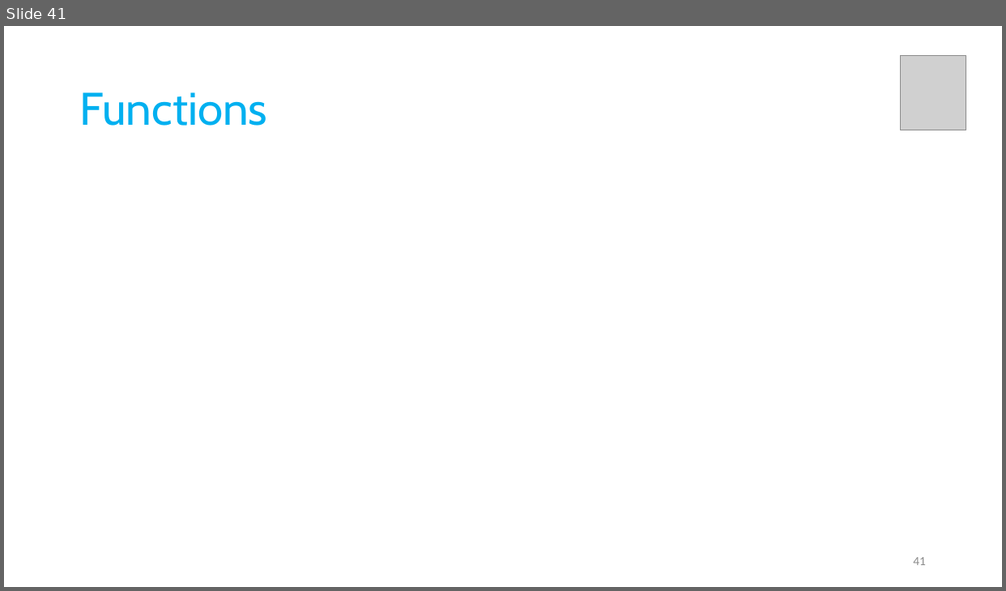
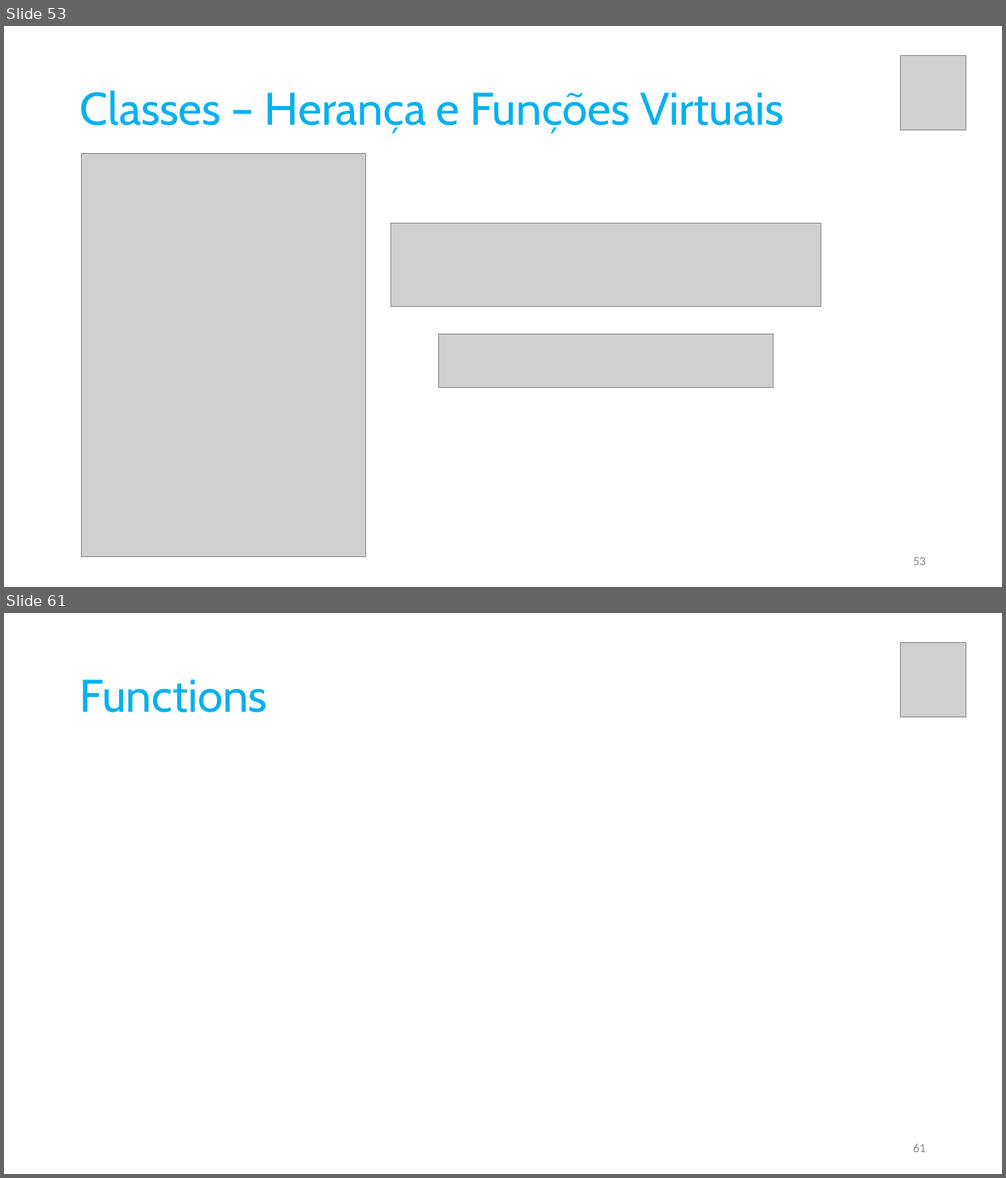
Before and after one commit to pfaco/ees_cpp, a slide deck: slides/C++.pptx. Shown one above the other, each under a label of ours: slide 41 before the commit, slides 53 and 61 after it; the slides between them are not shown. The pictures are 1006x591 and 1006x1178 pixels, drawn with LibreOffice and Linux fonts; fonts in the diff are those of the drawing; grey boxes stand for pictures. Boxes give left, top, right and bottom in pixels: in the first picture for what was removed or moved away, otherwise in the second. Text is boxed around its words. In the diff, an @@ line names an element or a change of style, - is before the commit and + after.

```diff
--- a/slides/C++.pptx
+++ b/slides/C++.pptx
@@ slide 53 added at box(4, 26, 1002, 587), background #FFFFFF @@
@@ picture added at box(901, 56, 967, 130) @@
@@ title added at box(80, 90, 784, 134), 44 pt, text #00B0F0 @@
+Classes – Herança e Funções Virtuais
@@ picture added at box(82, 153, 365, 557) @@
@@ picture added at box(391, 224, 821, 307) @@
@@ picture added at box(438, 334, 774, 387) @@
@@ page number added at box(913, 557, 926, 565), 12 pt, text #8C8C8C @@
+53
@@ what was slide 41 is now slide 61 @@
@@ page number at box(913, 1144, 926, 1152): text changed @@
-41
+61
```
Also in this commit, not shown: 2 slides changed, 17 other slides added, 4 other files.
